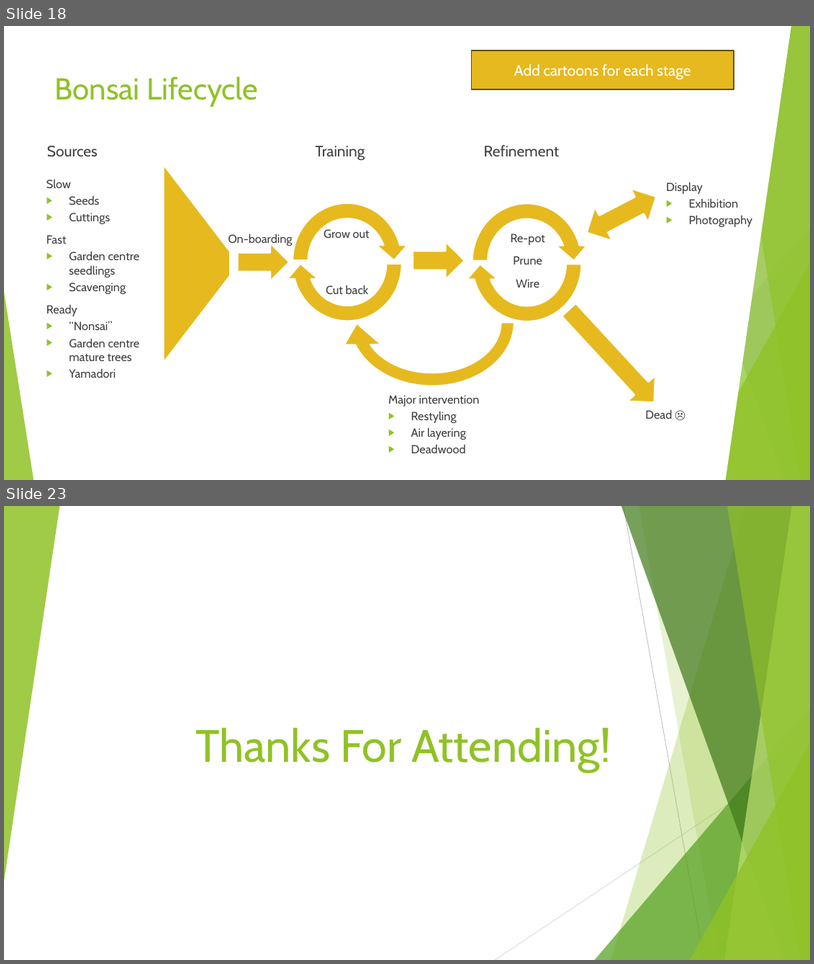
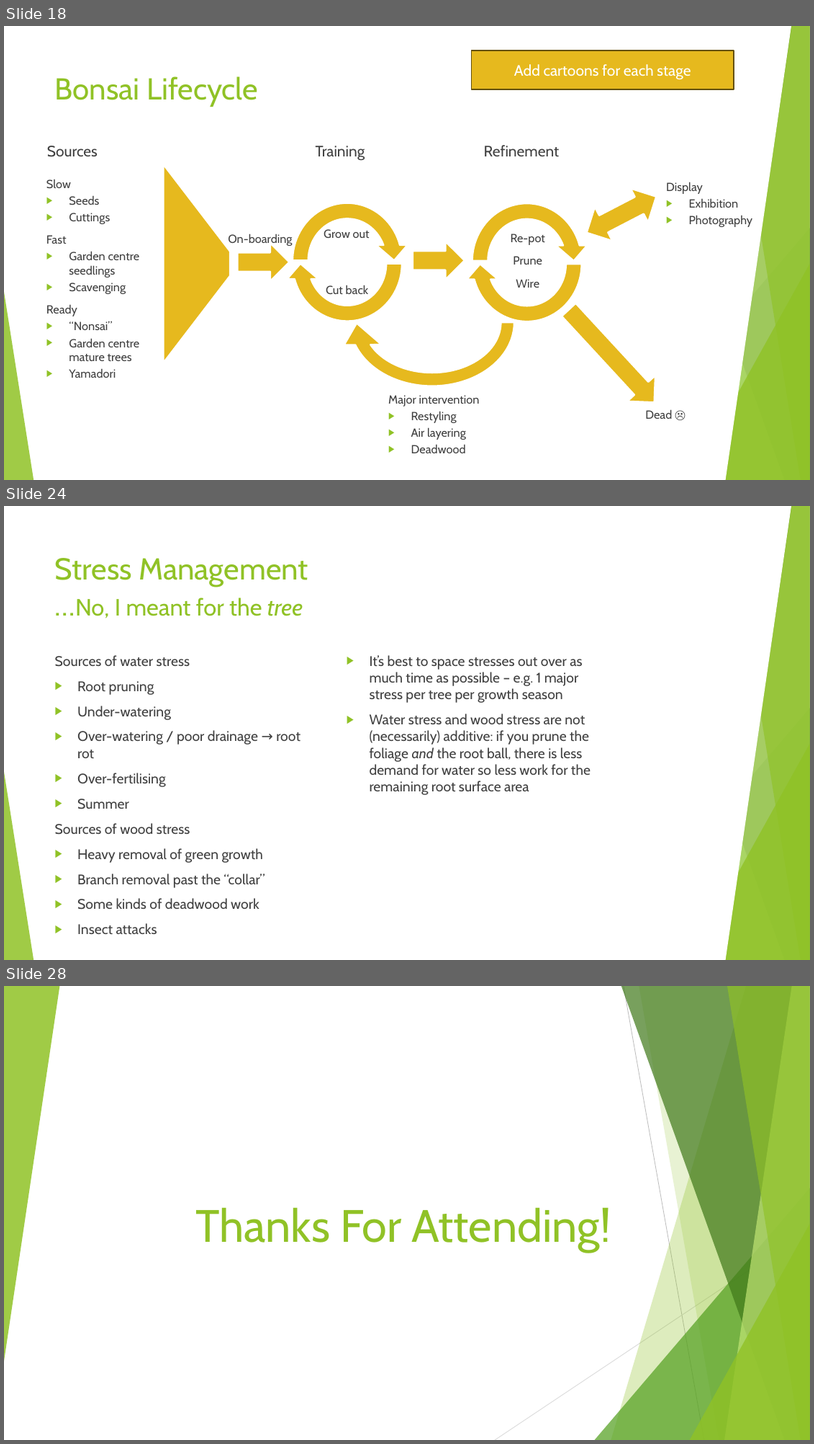
Before and after one commit to AlexLabram/Bonsai, a slide deck: Courseware/Bonsai On A Budget (running).pptx. Shown one above the other, each under a label of ours: slides 18 and 23 before the commit, slides 18, 24 and 28 after it; the slides between them are not shown. The pictures are 814x964 and 814x1444 pixels, drawn with LibreOffice and Linux fonts; fonts in the diff are those of the drawing. Boxes give left, top, right and bottom in pixels: in the first picture for what was removed or moved away, otherwise in the second. Text is boxed around its words. In the diff, an @@ line names an element or a change of style, - is before the commit and + after.

Commit message:
Integrated changes from 3-eve and 2-day series
Needs further work to form a single compelling narrative, esp. around pruning

```diff
--- a/Courseware/Bonsai On A Budget (running).pptx
+++ b/Courseware/Bonsai On A Budget (running).pptx
@@ slide 24 added at (4,506,810,960), background #FFFFFF; not listed: 10 template elements that a slide beside it also shows @@
@@ parallelogram added at (456,506,791,960), fill #FFFFFF, outline #FFFFFF 1.5 pt @@
@@ title added at (55,558,309,618), 28 pt, text #90C226 @@
+Stress Management
+…No, I meant for the tree
@@ text added at (55,655,301,934), 16.6 pt, text #404040 @@
+Sources of water stress
+▶ Root pruning
+▶ Under-watering
+▶ Over-watering / poor drainage → root rot
+▶ Over-fertilising
+▶ Summer
+Sources of wood stress
+▶ Heavy removal of green growth
+▶ Branch removal past the “collar”
+▶ Some kinds of deadwood work
+▶ Insect attacks
@@ text added at (370,655,591,795), 16.6 pt, text #404040 @@
+▶ It’s best to space stresses out over as much time as possible – e.g. 1 major stress per tree per growth season
+▶ Water stress and wood stress are not (necessarily) additive: if you prune the foliage and the root ball, there is less demand for water so less work for the remaining root surface area
@@ what was slide 23 is now slide 28 @@
```
Also in this commit, not shown: 7 slides changed, 7 other slides added, 2 slides removed.
